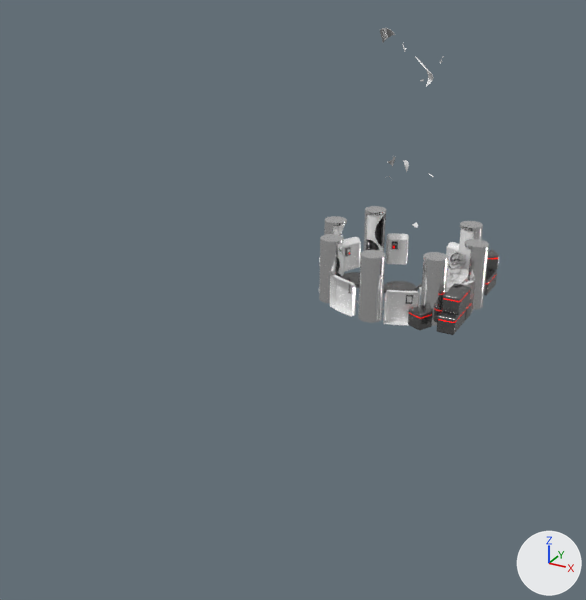
The FBX model public/models/rooms_group.fbx: old version first, new version second.
Rendered twice from a 50 mm camera at (0.165, -0.436, 0.196) aimed at (-0.009, -0.121, 0.038). The axes (+X, +Y, +Z) are drawn at lower right. The lights are the same throughout. The picture after the commit comes second. Objects named as collision shapes, trigger or cutter boxes, shadow casters or lower levels of detail are left out. Where no turn or scale is listed for an object, it has been applied to the vertices.

The first picture shows 'generic_boxes', 'room_01_capsules', 'room_01_wall_mounts' and 11 more.
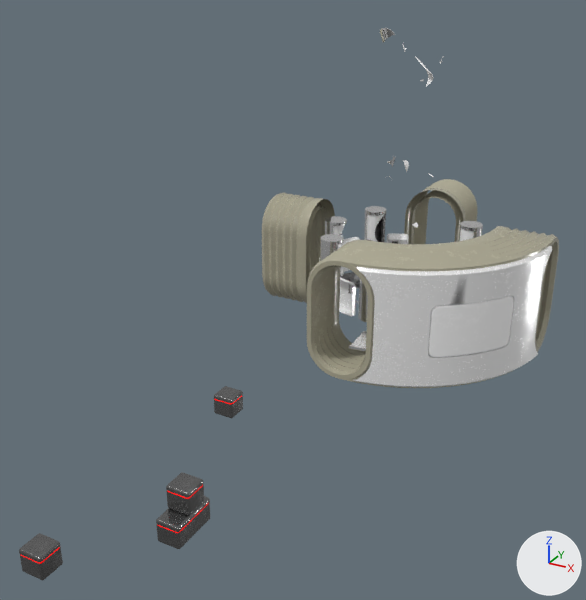
Pixel boxes (x1, y1, x2, y2) of what changed, in the pictures (586 x 600 px):
'room_03_seals', added: after (262, 179, 559, 388)
'room_03_walkway', added: after (353, 246, 552, 387)
'room_03_boxes', added: after (19, 386, 243, 580)
    faces in mat_metal_mat_basic: (19, 386, 243, 580)
    faces in mat_red_neon (red #bc0000, glowing red #ff0000): (21, 396, 242, 563)
'room_03_outer_window', added: after (428, 296, 514, 358)
'room_walkway_support1', added (mostly hidden): after (350, 332, 366, 349)
'room_walkway_support', added (mostly hidden): after (349, 331, 366, 351)
'room_01_capsules', unchanged, covered by the edit: before (319, 206, 489, 326); after (320, 206, 483, 322)
'room_01_wall_mounts', unchanged, covered by the edit: before (319, 233, 475, 325); after (319, 233, 409, 317)
'generic_boxes', unchanged, covered by the edit: before (408, 250, 499, 335)

Patch to the scene script:
```diff
--- a/public/models/rooms_group.fbx.py
+++ b/public/models/rooms_group.fbx.py
@@ img_metal_grid_01_normal_jpg @@
+img_metal_grid_01_normal_jpg = load_image('Metal_Grid_01_normal.jpg', '../images/metal_grid/Metal_Grid_01_normal.jpg', 1024, 1024, 'Non-Color')
@@ img_metal_grid_01_roughness_jpg @@
+img_metal_grid_01_roughness_jpg = load_image('Metal_Grid_01_roughness.jpg', '../images/metal_grid/Metal_Grid_01_roughness.jpg', 1024, 1024, 'Non-Color')
@@ mat_rubber_mat @@
+mat_rubber_mat = bpy.data.materials.new('rubber_mat')
+mat_rubber_mat.use_nodes = True; mat_rubber_mat.node_tree.nodes.clear()
+_N = mat_rubber_mat.node_tree.nodes; _L = mat_rubber_mat.node_tree.links
+n0 = _N.new('ShaderNodeBsdfPrincipled'); n0.name = 'Principled BSDF'
+n0.inputs[0].default_value = (0.411, 0.391, 0.29, 1.0)  # 'Base Color', grey #aca893
+n1 = _N.new('ShaderNodeOutputMaterial'); n1.name = 'Material Output'
+n2 = _N.new('ShaderNodeTexImage'); n2.name = 'Image Texture'
+n2.image = img_metal_rough_roughness_jpg
+_L.new(n2.outputs[0], n0.inputs[2])  # 'Color' to 'Roughness'
+_L.new(n0.outputs[0], n1.inputs[0])  # 'BSDF' to 'Surface'
@@ mat_metal_grate @@
+mat_metal_grate = bpy.data.materials.new('metaL_grate')
+# colours: white #ffffff
+# uses the picture img_metal_grid_01_normal_jpg
+# uses the picture img_metal_grid_01_roughness_jpg
@@ me_mesh_028 @@
+me_mesh_028.from_pydata(...)  # 1088 vertices, 1160 faces; spans x -0.0205..0.0205, y -0.0632..0.0632, z -0.01..0.01
+# faces by material slot: [300, 860]
+me_mesh_028.materials.append(mat_red_neon)  # red #bc0000, glowing red #ff0000
+me_mesh_028.materials.append(mat_metal_mat_basic)
@@ me_mesh_032 @@
+me_mesh_032.from_pydata(...)  # 318 vertices, 380 faces; spans x -0.0399..0.0399, y -0.0399..0.0399, z -0.0325..0.0325
+me_mesh_032.materials.append(mat_plasteel)
@@ me_mesh_031 @@
+me_mesh_031.from_pydata(...)  # 368 vertices, 346 faces; spans x 0.0441..0.0789, y -0.0767..-0.0405, z -0.015..0.015
+me_mesh_031.materials.append(mat_glass)
@@ me_mesh_034 @@
+me_mesh_034.from_pydata(...)  # 4508 vertices, 4286 faces; spans x -0.087..0.087, y -0.087..0.087, z -0.035..0.035
+me_mesh_034.materials.append(mat_rubber_mat)
@@ me_mesh_036 @@
+me_mesh_036.from_pydata(...)  # 57 vertices, 55 faces; spans x -0.0393..0.0387, y -0.0346..0.0352, z 0.0006
+me_mesh_036.materials.append(mat_metal_grate)
@@ me_mesh_035 @@
+me_mesh_035.from_pydata(...)  # 308 vertices, 260 faces; spans x -0.0393..0.0393, y -0.0352..0.0352, z -0.0006..0.0006
+me_mesh_035.materials.append(mat_chrome)  # white #e9e9e9
@@ ob_room_03_boxes @@
+ob_room_03_boxes = bpy.data.objects.new('room_03_boxes', me_mesh_028)
+ob_room_03_boxes.location = (-0.0001, -0.2281, 0.01)
@@ ob_room_03_walkway @@
+ob_room_03_walkway = bpy.data.objects.new('room_03_walkway', me_mesh_032)
+ob_room_03_walkway.location = (0.0494, -0.0494, 0.015)
@@ ob_room_03_outer_window @@
+ob_room_03_outer_window = bpy.data.objects.new('room_03_outer_window', me_mesh_031)
+ob_room_03_outer_window.location = (0.0, 0.0, 0.015)
@@ ob_room_03_seals @@
+ob_room_03_seals = bpy.data.objects.new('room_03_seals', me_mesh_034)
+ob_room_03_seals.location = (0.0, 0.0, 0.015)
@@ ob_room_walkway_support1 @@
+ob_room_walkway_support1 = bpy.data.objects.new('room_walkway_support1', me_mesh_036)
+ob_room_walkway_support1.location = (0.0423, -0.0472, -0.0019)
@@ ob_room_walkway_support @@
+ob_room_walkway_support = bpy.data.objects.new('room_walkway_support', me_mesh_035)
+ob_room_walkway_support.location = (0.0423, -0.0472, -0.0012)
```
